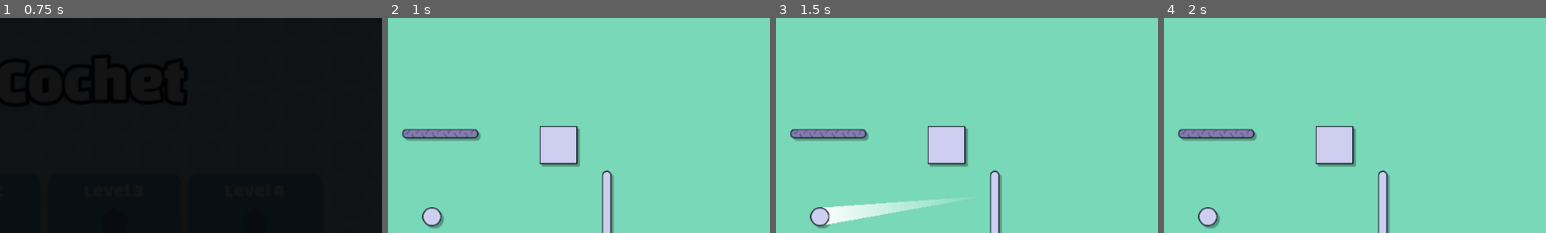
Above: before the commit, frames 1-4 (left to right).
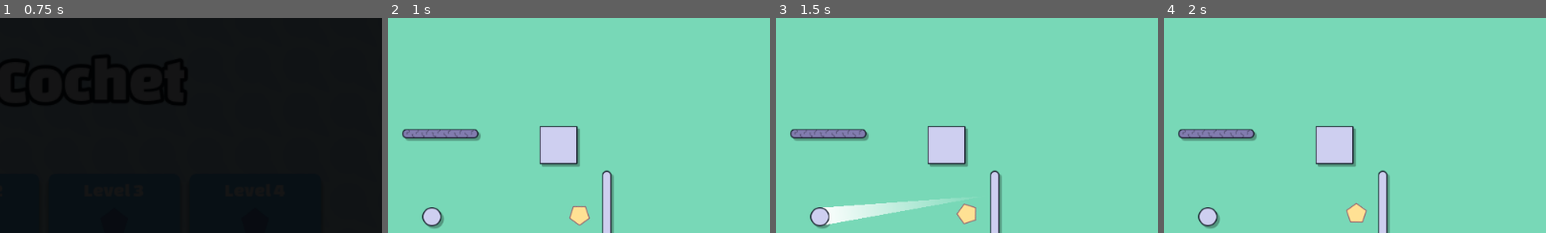
Above: after the commit, the same moments.

Repository: WirelessNine/Re-Cochet
Game: Godot game, scene res://scenes/main/main.tscn
Same seed, same stepped clock (60 frames per second), same inputs: the game is played once before the commit and once after it.
Inputs (mouse positions are % of the whole screen's width and height, from its top left):
- Up to frame 1 (0.75 s): click (22, 48) at 0.5 s
- Up to frame 2 (1 s): no input
- Up to frame 3 (1.5 s): tap Enter (ui_accept) at 1.25 s; move the mouse to (72, 45) at 1.27 s; tap I at 1.35 s; click (72, 45) at 1.42 s
- Up to frame 4 (2 s): tap Enter (ui_accept) at 1.52 s
The pictures show only the part of the screen within x 44-94%, y 4-54%; the shares and areas given below are measured in that part.

Frame 1 is identical in both runs. In frame 2, 0.4% of the frame differs, in the area x 47-53%, y 87-97%; in frame 3, 0.4%, in the area x 47-53%, y 86-96%; in frame 4, 0.4%.

Commit message:
Add optional collectible

Diff:
--- a/assets/spritesheets/main_spritesheet.svg
+++ b/assets/spritesheets/main_spritesheet.svg
@@ -24,9 +24,9 @@
      inkscape:deskcolor="#d1d1d1"
      inkscape:document-units="mm"
      showgrid="true"
-     inkscape:zoom="4"
-     inkscape:cx="692"
-     inkscape:cy="39.875"
+     inkscape:zoom="8"
+     inkscape:cx="74.25"
+     inkscape:cy="37.3125"
      inkscape:window-width="1920"
      inkscape:window-height="1009"
      inkscape:window-x="-8"
@@ -196,5 +196,23 @@
        y="0.79368824"
        rx="7.2735338"
        ry="7.2171602" />
+    <path
+       sodipodi:type="star"
+       style="fill:#ffe194;fill-opacity:1;stroke:#985868;stroke-width:0.803773;stroke-linecap:round;stroke-linejoin:round;stroke-dasharray:none;stroke-opacity:1;paint-order:markers fill stroke"
+       id="path39"
+       inkscape:flatsided="true"
+       sodipodi:sides="5"
+       sodipodi:cx="67.73333"
+       sodipodi:cy="67.73333"
+       sodipodi:r1="9.2604141"
+       sodipodi:r2="7.4918323"
+       sodipodi:arg1="-1.5707963"
+       sodipodi:arg2="-0.9424778"
+       inkscape:rounded="0"
+       inkscape:randomized="0"
+       d="m 67.73333,58.472916 8.807177,6.398789 -3.364043,10.353457 -10.886269,0 -3.364042,-10.353458 z"
+       inkscape:transform-center-y="-0.43276361"
+       transform="matrix(0.49817611,0,0,0.48939178,-7.9429835,-28.419489)"
+       inkscape:transform-center-x="1.0243539e-06" />
   </g>
 </svg>
--- /dev/null
+++ b/resources/particles/pentagon_particles.tres
@@ -0,0 +1,33 @@
+[gd_resource type="ParticleProcessMaterial" format=3 uid="uid://cqhauob2kf7e4"]
+
+[sub_resource type="Curve" id="Curve_3rpic"]
+_data = [Vector2(0, 1), 0.0, 0.0, 0, 0, Vector2(0.6887418, 0), 0.0, 0.0, 0, 0]
+point_count = 2
+
+[sub_resource type="CurveTexture" id="CurveTexture_pk3jj"]
+curve = SubResource("Curve_3rpic")
+
+[sub_resource type="Curve" id="Curve_ge1pj"]
+_data = [Vector2(0, 1), 0.0, 0.0, 0, 0, Vector2(0.97351, 0), 0.0, 0.0, 0, 0]
+point_count = 2
+
+[sub_resource type="CurveTexture" id="CurveTexture_ge1pj"]
+curve = SubResource("Curve_ge1pj")
+
+[resource]
+particle_flag_disable_z = true
+spread = 180.0
+initial_velocity_min = 21.16
+initial_velocity_max = 95.24
+angular_velocity_min = -335.24002
+angular_velocity_max = 106.66998
+orbit_velocity_min = 0.0640001
+orbit_velocity_max = 0.55000013
+radial_velocity_min = 4.9999776
+radial_velocity_max = 4.9999776
+gravity = Vector3(0, 98, 0)
+scale_min = 2.0
+scale_max = 6.0
+scale_curve = SubResource("CurveTexture_ge1pj")
+color = Color(1, 0.90933335, 0.68, 1)
+alpha_curve = SubResource("CurveTexture_pk3jj")
--- /dev/null
+++ b/resources/particles/return_point_particles.tres
@@ -0,0 +1,32 @@
+[gd_resource type="ParticleProcessMaterial" format=3 uid="uid://dhhjef3jyrtoy"]
+
+[sub_resource type="Curve" id="Curve_xw6je"]
+_data = [Vector2(0, 1), 0.0, 0.0, 0, 0, Vector2(0.7350994, 0), 0.0, 0.0, 0, 0]
+point_count = 2
+
+[sub_resource type="CurveTexture" id="CurveTexture_ewadd"]
+curve = SubResource("Curve_xw6je")
+
+[sub_resource type="Curve" id="Curve_w0tf6"]
+_data = [Vector2(0, 1), 0.0, 0.0, 0, 0, Vector2(0.986755, 0), 0.0, 0.0, 0, 0]
+point_count = 2
+
+[sub_resource type="CurveTexture" id="CurveTexture_syx3y"]
+curve = SubResource("Curve_w0tf6")
+
+[resource]
+particle_flag_disable_z = true
+emission_shape = 1
+emission_sphere_radius = 70.95
+angular_velocity_min = -510.48
+angular_velocity_max = 243.80998
+orbit_velocity_min = 9.49949e-08
+orbit_velocity_max = 0.4870001
+radial_velocity_min = -45.000023
+radial_velocity_max = -35.000023
+gravity = Vector3(0, 0, 0)
+scale_min = 7.0
+scale_max = 9.0
+scale_curve = SubResource("CurveTexture_syx3y")
+color = Color(1, 1, 1, 0.52156866)
+alpha_curve = SubResource("CurveTexture_ewadd")
--- /dev/null
+++ b/resources/particles/weak_wall_particles.tres
@@ -0,0 +1,23 @@
+[gd_resource type="ParticleProcessMaterial" format=3 uid="uid://c0mtr7tqnxlx7"]
+
+[sub_resource type="Curve" id="Curve_3na71"]
+_data = [Vector2(0, 0.6), 0.0, 0.0, 0, 0, Vector2(0.2, 0.6), 0.0, 0.0, 0, 0, Vector2(0.972973, 0), 0.0, 0.0, 0, 0]
+point_count = 3
+
+[sub_resource type="CurveTexture" id="CurveTexture_syx3y"]
+curve = SubResource("Curve_3na71")
+
+[resource]
+particle_flag_disable_z = true
+emission_shape_scale = Vector3(8, 64, 1)
+emission_shape = 3
+emission_box_extents = Vector3(1, 1, 1)
+spread = 180.0
+initial_velocity_max = 129.03
+angular_velocity_min = -363.87
+angular_velocity_max = 92.89998
+radial_velocity_min = -96.77002
+radial_velocity_max = 53.759975
+gravity = Vector3(0, 0, 0)
+scale_curve = SubResource("CurveTexture_syx3y")
+color = Color(1, 1, 1, 0.45882353)
--- /dev/null
+++ b/resources/textures/player/pentagon.tres
@@ -0,0 +1,7 @@
+[gd_resource type="AtlasTexture" format=3 uid="uid://cltq8udap8obq"]
+
+[ext_resource type="Texture2D" uid="uid://d2cblomikvyg0" path="res://assets/spritesheets/main_spritesheet.svg" id="1_jre8g"]
+
+[resource]
+atlas = ExtResource("1_jre8g")
+region = Rect2(80, 0, 35, 33)
--- a/scenes/levels/level_01.gd
+++ b/scenes/levels/level_01.gd
@@ -4,6 +4,7 @@
 const SHAKE_FADE: float = 10.0
 
 var _shake_strength: float = 0.0
+var pentagon_collected: bool = false
 
 @export var level_id: int = 0
 @export var canvas_color: Color
@@ -16,6 +17,7 @@
 func _ready() -> void:
 	ball.obstacle_hit.connect(_on_obstacle_hit)
 
+	Globals.pentagon_collected.connect(set.bind(&"pentagon_collected", true))
 	Globals.level_completed.connect(_on_level_complete)
 
 
@@ -40,6 +42,9 @@
 	ball.movement_disabled = true
 	Globals.completed_levels[level_id] = true
 
+	if pentagon_collected:
+		Globals.pentagon_levels[level_id] = true
+
 	var tween: Tween = create_tween().set_ease(Tween.EASE_OUT).set_trans(Tween.TRANS_CUBIC)
 
 	tween.set_parallel(true)
--- a/scenes/levels/level_01.tscn
+++ b/scenes/levels/level_01.tscn
@@ -8,6 +8,7 @@
 [ext_resource type="PackedScene" uid="uid://cc4rnfjdx76ny" path="res://scenes/obstacles/square.tscn" id="6_t0hvh"]
 [ext_resource type="PackedScene" uid="uid://cxtyusewlaaa3" path="res://scenes/obstacles/circle.tscn" id="7_kfebt"]
 [ext_resource type="PackedScene" uid="uid://cg46m5aphtvcl" path="res://scenes/obstacles/triangle.tscn" id="8_r72dd"]
+[ext_resource type="PackedScene" uid="uid://d7puovc8g6ot" path="res://scenes/player/pentagon.tscn" id="9_kfebt"]
 
 [node name="Level01" type="Node2D" unique_id=1967266403]
 script = ExtResource("1_uvc87")
@@ -49,3 +50,6 @@
 
 [node name="Triangle" parent="." unique_id=1272517777 instance=ExtResource("8_r72dd")]
 position = Vector2(364, 83)
+
+[node name="Pentagon" parent="." unique_id=833800454 instance=ExtResource("9_kfebt")]
+position = Vector2(248, -4)
--- a/scenes/obstacles/return_point.tscn
+++ b/scenes/obstacles/return_point.tscn
@@ -2,6 +2,7 @@
 
 [ext_resource type="Script" uid="uid://mw65nsdbrqfg" path="res://scenes/obstacles/return_point.gd" id="1_o8063"]
 [ext_resource type="Texture2D" uid="uid://jn8ij4e0kil5" path="res://resources/textures/player/circle.tres" id="1_w0tf6"]
+[ext_resource type="Material" uid="uid://dhhjef3jyrtoy" path="res://resources/particles/return_point_particles.tres" id="3_ew0f5"]
 
 [sub_resource type="Animation" id="Animation_o8063"]
 length = 0.001
@@ -43,37 +44,6 @@
 [sub_resource type="CircleShape2D" id="CircleShape2D_as85p"]
 radius = 29.732138
 
-[sub_resource type="Curve" id="Curve_xw6je"]
-_data = [Vector2(0, 1), 0.0, 0.0, 0, 0, Vector2(0.7350994, 0), 0.0, 0.0, 0, 0]
-point_count = 2
-
-[sub_resource type="CurveTexture" id="CurveTexture_ewadd"]
-curve = SubResource("Curve_xw6je")
-
-[sub_resource type="Curve" id="Curve_w0tf6"]
-_data = [Vector2(0, 1), 0.0, 0.0, 0, 0, Vector2(0.986755, 0), 0.0, 0.0, 0, 0]
-point_count = 2
-
-[sub_resource type="CurveTexture" id="CurveTexture_syx3y"]
-curve = SubResource("Curve_w0tf6")
-
-[sub_resource type="ParticleProcessMaterial" id="ParticleProcessMaterial_as85p"]
-particle_flag_disable_z = true
-emission_shape = 1
-emission_sphere_radius = 70.95
-angular_velocity_min = -510.48
-angular_velocity_max = 243.80998
-orbit_velocity_min = 9.49949e-08
-orbit_velocity_max = 0.4870001
-radial_velocity_min = -45.000023
-radial_velocity_max = -35.000023
-gravity = Vector3(0, 0, 0)
-scale_min = 7.0
-scale_max = 9.0
-scale_curve = SubResource("CurveTexture_syx3y")
-color = Color(1, 1, 1, 0.52156866)
-alpha_curve = SubResource("CurveTexture_ewadd")
-
 [node name="ReturnPoint" type="Area2D" unique_id=1532338156]
 script = ExtResource("1_o8063")
 
@@ -93,6 +63,6 @@
 unique_name_in_owner = true
 emitting = false
 amount = 32
-process_material = SubResource("ParticleProcessMaterial_as85p")
+process_material = ExtResource("3_ew0f5")
 
 [connection signal="body_entered" from="." to="." method="_on_body_entered"]
--- a/scenes/obstacles/weak_wall.tscn
+++ b/scenes/obstacles/weak_wall.tscn
@@ -5,31 +5,10 @@
 [ext_resource type="Material" uid="uid://bipoqgphw5eb0" path="res://resources/materials/drop_shadow_material.tres" id="3_0tjvu"]
 [ext_resource type="Texture2D" uid="uid://cyujrjm2clq8x" path="res://assets/particles/dust.png" id="3_hwrpx"]
 [ext_resource type="Texture2D" uid="uid://baamtv6ta751g" path="res://resources/textures/obstacles/wall.tres" id="4_ta044"]
+[ext_resource type="Material" uid="uid://c0mtr7tqnxlx7" path="res://resources/particles/weak_wall_particles.tres" id="6_ta044"]
 
 [sub_resource type="RectangleShape2D" id="RectangleShape2D_as85p"]
 size = Vector2(16, 128)
-
-[sub_resource type="Curve" id="Curve_3na71"]
-_data = [Vector2(0, 0.6), 0.0, 0.0, 0, 0, Vector2(0.2, 0.6), 0.0, 0.0, 0, 0, Vector2(0.972973, 0), 0.0, 0.0, 0, 0]
-point_count = 3
-
-[sub_resource type="CurveTexture" id="CurveTexture_syx3y"]
-curve = SubResource("Curve_3na71")
-
-[sub_resource type="ParticleProcessMaterial" id="ParticleProcessMaterial_as85p"]
-particle_flag_disable_z = true
-emission_shape_scale = Vector3(8, 64, 1)
-emission_shape = 3
-emission_box_extents = Vector3(1, 1, 1)
-spread = 180.0
-initial_velocity_max = 129.03
-angular_velocity_min = -363.87
-angular_velocity_max = 92.89998
-radial_velocity_min = -96.77002
-radial_velocity_max = 53.759975
-gravity = Vector3(0, 0, 0)
-scale_curve = SubResource("CurveTexture_syx3y")
-color = Color(1, 1, 1, 0.45882353)
 
 [node name="WeakWall" type="AnimatableBody2D" unique_id=2105004682]
 script = ExtResource("1_uhc7g")
@@ -57,4 +36,4 @@
 lifetime = 0.5
 one_shot = true
 explosiveness = 1.0
-process_material = SubResource("ParticleProcessMaterial_as85p")
+process_material = ExtResource("6_ta044")
--- /dev/null
+++ b/scenes/player/pentagon.gd
@@ -0,0 +1,28 @@
+extends Area2D
+
+var collected: bool = false
+
+@onready var sprite: Sprite2D = %Sprite
+@onready var particles: GPUParticles2D = %Particles
+
+
+func _on_body_entered(body: Node2D) -> void:
+	if collected:
+		return
+
+	if body is Player2D:
+		Globals.pentagon_collected.emit()
+		collected = true
+
+		var tween: Tween = create_tween().set_parallel()
+
+		tween.set_ease(Tween.EASE_OUT).set_trans(Tween.TRANS_CUBIC)
+
+		tween.tween_property(sprite, ^"scale", Vector2.ONE * 2.0, 0.4)
+		tween.tween_property(sprite, ^"modulate:a", 0.0, 0.35)
+
+		particles.emitting = true
+
+		await particles.finished
+
+		queue_free()
--- /dev/null
+++ b/scenes/player/pentagon.tscn
@@ -0,0 +1,71 @@
+[gd_scene format=3 uid="uid://d7puovc8g6ot"]
+
+[ext_resource type="Script" uid="uid://51swrq5p36s8" path="res://scenes/player/pentagon.gd" id="1_7pjyk"]
+[ext_resource type="Texture2D" uid="uid://cltq8udap8obq" path="res://resources/textures/player/pentagon.tres" id="1_8ebbx"]
+[ext_resource type="Material" uid="uid://cqhauob2kf7e4" path="res://resources/particles/pentagon_particles.tres" id="3_w6u0c"]
+
+[sub_resource type="RectangleShape2D" id="RectangleShape2D_as85p"]
+size = Vector2(36, 34)
+
+[sub_resource type="Animation" id="Animation_7pjyk"]
+length = 0.001
+tracks/0/type = "value"
+tracks/0/imported = false
+tracks/0/enabled = true
+tracks/0/path = NodePath("Sprite:rotation")
+tracks/0/interp = 1
+tracks/0/loop_wrap = true
+tracks/0/keys = {
+"times": PackedFloat32Array(0),
+"transitions": PackedFloat32Array(1),
+"update": 0,
+"values": [0.0]
+}
+
+[sub_resource type="Animation" id="Animation_w6u0c"]
+resource_name = "spin"
+loop_mode = 1
+tracks/0/type = "value"
+tracks/0/imported = false
+tracks/0/enabled = true
+tracks/0/path = NodePath("Sprite:rotation")
+tracks/0/interp = 1
+tracks/0/loop_wrap = true
+tracks/0/keys = {
+"times": PackedFloat32Array(0, 1),
+"transitions": PackedFloat32Array(1, 1),
+"update": 0,
+"values": [0.0, 6.2831855]
+}
+
+[sub_resource type="AnimationLibrary" id="AnimationLibrary_voa21"]
+_data = {
+&"RESET": SubResource("Animation_7pjyk"),
+&"spin": SubResource("Animation_w6u0c")
+}
+
+[node name="Pentagon" type="Area2D" unique_id=833800454]
+script = ExtResource("1_7pjyk")
+
+[node name="Sprite" type="Sprite2D" parent="." unique_id=937247558]
+unique_name_in_owner = true
+texture = ExtResource("1_8ebbx")
+
+[node name="CollisionShape2D" type="CollisionShape2D" parent="." unique_id=1545393866]
+shape = SubResource("RectangleShape2D_as85p")
+debug_color = Color(0, 0.5950001, 0.7, 0)
+
+[node name="AnimationPlayer" type="AnimationPlayer" parent="." unique_id=381427455]
+libraries/ = SubResource("AnimationLibrary_voa21")
+autoplay = &"spin"
+speed_scale = 0.5
+
+[node name="Particles" type="GPUParticles2D" parent="." unique_id=1245129320]
+unique_name_in_owner = true
+emitting = false
+amount = 32
+one_shot = true
+explosiveness = 1.0
+process_material = ExtResource("3_w6u0c")
+
+[connection signal="body_entered" from="." to="." method="_on_body_entered"]
--- a/scenes/ui/level_button.gd
+++ b/scenes/ui/level_button.gd
@@ -7,7 +7,8 @@
 @export var level: PackedScene
 @export var level_name: String = "Level 1"
 
-@onready var name_label: Label = $MarginContainer/Name
+@onready var name_label: Label = %Name
+@onready var pentagon_rect: TextureRect = %Pentagon
 
 
 func _ready() -> void:
--- a/scenes/ui/level_button.tscn
+++ b/scenes/ui/level_button.tscn
@@ -1,7 +1,7 @@
 [gd_scene format=3 uid="uid://cf7bdm0yyjqnq"]
 
 [ext_resource type="Script" uid="uid://dpg5sw6jlo6hw" path="res://scenes/ui/level_button.gd" id="1_0pgek"]
-[ext_resource type="Texture2D" uid="uid://c8prrn6cr3eat" path="res://resources/textures/ui/star_empty.tres" id="2_0pgek"]
+[ext_resource type="Texture2D" uid="uid://c8prrn6cr3eat" path="res://resources/textures/ui/pentagon_empty.tres" id="2_0pgek"]
 
 [node name="LevelButton" type="Button" unique_id=576126598]
 custom_minimum_size = Vector2(110, 60)
@@ -23,14 +23,15 @@
 theme_override_constants/margin_bottom = 4
 
 [node name="Name" type="Label" parent="MarginContainer" unique_id=127616378]
+unique_name_in_owner = true
 layout_mode = 2
 size_flags_horizontal = 4
 size_flags_vertical = 0
 theme_override_colors/font_color = Color(1, 1, 1, 1)
-text = "Level 1"
 horizontal_alignment = 1
 
-[node name="Star" type="TextureRect" parent="MarginContainer" unique_id=883374455]
+[node name="Pentagon" type="TextureRect" parent="MarginContainer" unique_id=883374455]
+unique_name_in_owner = true
 custom_minimum_size = Vector2(24, 24)
 layout_mode = 2
 size_flags_horizontal = 4
--- a/scenes/ui/title_screen.gd
+++ b/scenes/ui/title_screen.gd
@@ -1,4 +1,6 @@
 extends Menu
+
+const PENTAGON_FULL: AtlasTexture = preload("uid://c7febubhoht5n")
 
 @onready var levels_grid: GridContainer = %LevelsGrid
 
@@ -18,3 +20,6 @@
 
 		if Globals.completed_levels[index]:
 			x.theme_type_variation = &"button_complete"
+
+		if Globals.pentagon_levels[index]:
+			x.pentagon_rect.texture = PENTAGON_FULL
--- a/scripts/globals.gd
+++ b/scripts/globals.gd
@@ -2,6 +2,7 @@
 
 signal level_selected(level: PackedScene)
 signal level_completed
+signal pentagon_collected
 
 var completed_levels: Dictionary[int, bool] = {
 	0: false,
@@ -14,7 +15,7 @@
 	7: false,
 }
 
-var star_levels: Dictionary[int, bool] = {
+var pentagon_levels: Dictionary[int, bool] = {
 	0: false,
 	1: false,
 	2: false,
Renamed: resources/textures/ui/star_empty.tres -> resources/textures/ui/pentagon_empty.tres
Renamed: resources/textures/ui/star_full.tres -> resources/textures/ui/pentagon_full.tres
Not shown, added: scenes/player/pentagon.gd.uid
Not shown, changed: kanban_tasks_data.kanban
